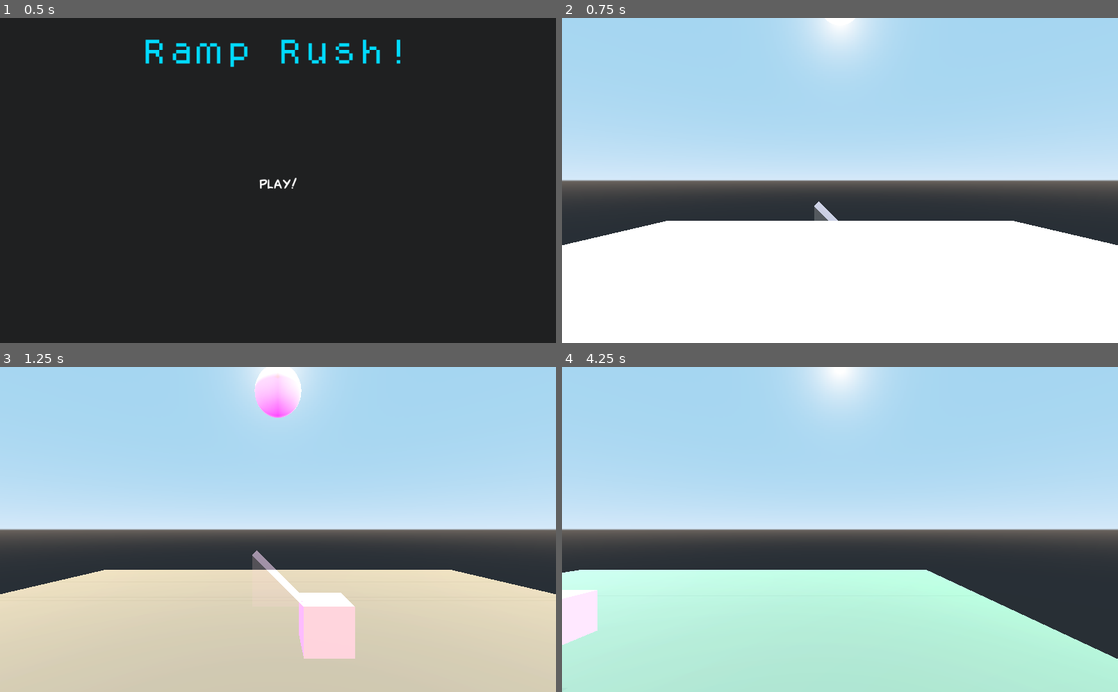
Above: before the commit, frames 1-4 (two rows, left to right).
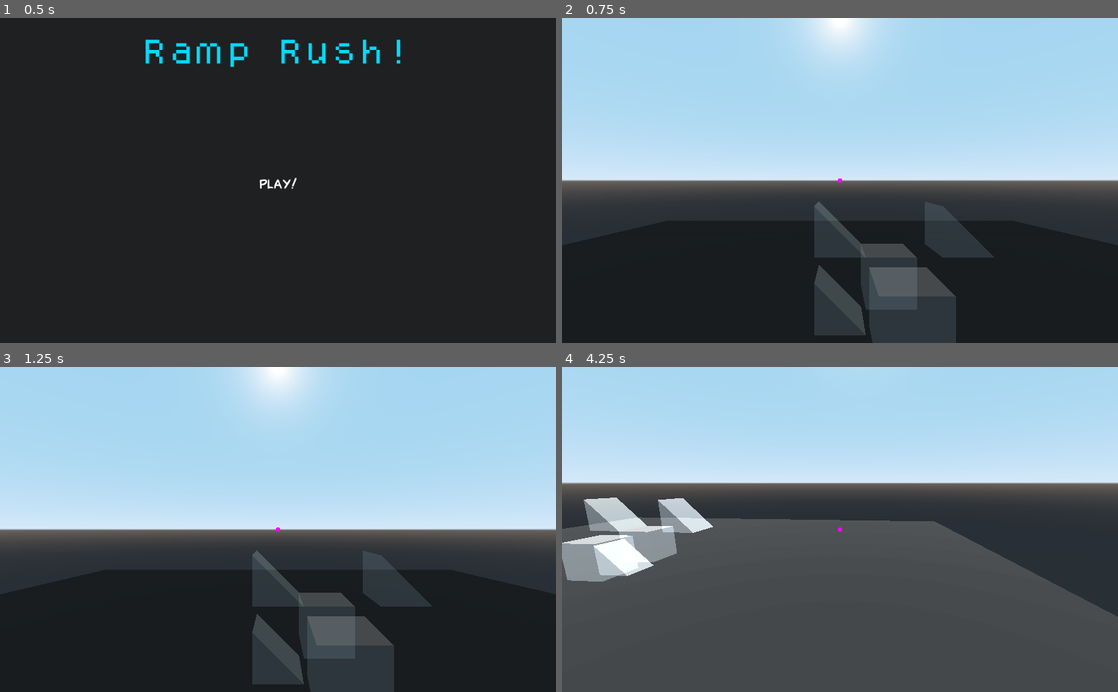
Above: after the commit, the same moments.

Repository: lpszeto/Ramp_Rush
Game: Godot game, scene res://Menu.tscn
Two runs of this game, one before a commit and one after it. Both use one fixed random seed, a clock stepped at 60 frames per second and the inputs below.
Inputs (mouse positions are in pixels of both pictures, inside the frame that each line leads up to):
- Up to frame 1 (0.5 s): no input
- Up to frame 2 (0.75 s): click "Play!" at 0.5 s
- Up to frame 3 (1.25 s): no input
- Up to frame 4 (4.25 s): tap Enter (ui_accept) at 1.25, 2.1, 2.27, 2.57, 3.77, 4.07 s; move the mouse to (962, 513) at 1.27 s; hold D (right) 1.28-2.03 s; hold Enter (ui_accept) 1.28-2.03 s; click (962, 513) at 1.35 s; move the mouse to (728, 545) at 2.02 s; hold S (back) 2.03-2.78 s; click (728, 545) at 2.3 s; move the mouse to (895, 458) at 2.77 s; hold D (right) 2.78-3.53 s; hold Enter (ui_accept) 2.78-3.53 s; click (895, 458) at 2.85 s; move the mouse to (812, 594) at 3.52 s; hold W (forward) from 3.53 s (still down); click (812, 594) at 3.6 s

Frame 1 is identical in both runs. In frame 2, 36% of the frame differs, in the area x 0-100%, y 49-100%; in frame 3, 37%; in frame 4, 64%, in the area x 0-100%, y 0-100%.

Commit message:
Merge branch 'kamalii'

Diff:
--- a/Ramp Rush/Ball.gd
+++ b/Ramp Rush/Ball.gd
@@ -1,23 +1,55 @@
 extends RigidBody
 
 var delay = 0
+export var lights = false
 
 func _ready():
+	set_collision_layer_bit(1,1)
+	set_collision_mask_bit(1,1)
 	randomize()
 
 
 func _physics_process(_delta):
+	if lights:
 	#$MeshInstance.get_surface_material(0).albedo_color = Color(randf(),randf(),randf())
-	delay+=1
-	if delay == 10:
-		$DirectionalLight.light_color = Color(randf(), randf(), randf())
-		$DirectionalLight2.light_color = Color(randf(), randf(), randf())
-		$DirectionalLight7.light_color = Color(randf(), randf(), randf())
-		$DirectionalLight8.light_color = Color(randf(), randf(), randf())
+		delay+=1
+		if delay == 10:
+			$DirectionalLight.light_energy = 0
+			$DirectionalLight2.light_color = Color(randf(), randf(), randf())
+			$DirectionalLight8.light_energy = 0
 
-	if delay == 20:
-		$DirectionalLight5.light_color = Color(randf(), randf(), randf())
-		$DirectionalLight6.light_color = Color(randf(), randf(), randf())
-		$DirectionalLight3.light_color = Color(randf(), randf(), randf())
-		$DirectionalLight4.light_color = Color(randf(), randf(), randf())
-		delay = 0
+		if delay == 20:
+			$DirectionalLight.light_color = Color(randf(), randf(), randf())
+			$DirectionalLight2.light_energy = 0
+			$DirectionalLight8.light_color = Color(randf(), randf(), randf())
+
+		if delay == 30:
+			$DirectionalLight.light_energy = 1
+			$DirectionalLight6.light_energy = 1
+			$DirectionalLight3.light_energy = 1
+			$DirectionalLight5.light_energy = 1
+
+		if delay == 40:
+			$DirectionalLight5.light_color = Color(randf(), randf(), randf())
+			$DirectionalLight6.light_energy = 1
+			$DirectionalLight3.light_energy = 1
+			$DirectionalLight4.light_color = Color(randf(), randf(), randf())
+
+		if delay == 50:
+			$DirectionalLight5.light_energy = 0
+			$DirectionalLight6.light_color = Color(randf(), randf(), randf())
+			$DirectionalLight3.light_color = Color(randf(), randf(), randf())
+			$DirectionalLight4.light_energy = 0
+
+		if delay == 60:
+			$DirectionalLight8.light_energy = 1
+			$DirectionalLight6.light_energy = 0
+			$DirectionalLight3.light_energy = 0
+			$DirectionalLight2.light_energy = 1
+			$DirectionalLight5.light_energy = 1
+			$DirectionalLight4.light_energy = 1
+			delay = 0
+
+
+func _on_drop():
+	queue_free()
--- a/Ramp Rush/Ball.tscn
+++ b/Ramp Rush/Ball.tscn
@@ -7,8 +7,11 @@
 [sub_resource type="SphereMesh" id=2]
 
 [sub_resource type="SpatialMaterial" id=3]
+albedo_color = Color( 0.392157, 0.392157, 0.392157, 1 )
 
 [node name="Ball" type="RigidBody"]
+collision_layer = 4
+collision_mask = 3
 script = ExtResource( 1 )
 
 [node name="CollisionShape" type="CollisionShape" parent="."]
--- a/Ramp Rush/BaseBlock.tscn
+++ b/Ramp Rush/BaseBlock.tscn
@@ -1,13 +1,24 @@
-[gd_scene load_steps=3 format=2]
+[gd_scene load_steps=4 format=2]
+
+[ext_resource path="res://Ramp.gd" type="Script" id=1]
 
 [sub_resource type="BoxShape" id=1]
 
 [sub_resource type="CubeMesh" id=2]
 
-[node name="BaseBlock" type="StaticBody"]
+[node name="BaseBlock" type="StaticBody" groups=["block"]]
+script = ExtResource( 1 )
 
 [node name="CollisionShape" type="CollisionShape" parent="."]
 shape = SubResource( 1 )
 
 [node name="MeshInstance" type="MeshInstance" parent="."]
 mesh = SubResource( 2 )
+
+[node name="Area" type="Area" parent="."]
+
+[node name="CollisionShape" type="CollisionShape" parent="Area"]
+shape = SubResource( 1 )
+
+[connection signal="area_entered" from="Area" to="." method="_on_Area_area_entered"]
+[connection signal="area_exited" from="Area" to="." method="_on_Area_area_exited"]
--- a/Ramp Rush/Camera.gd
+++ b/Ramp Rush/Camera.gd
@@ -1,8 +1,15 @@
 extends KinematicBody
 
 export var MAXSPEED = 10.0
+export var MAXACTIVEBLOCKS = 3
+export var SENSITIVITY = 0.2
+
+signal selecting
 
 var velocity = Vector3.ZERO
+
+func _ready():
+	Input.set_mouse_mode(Input.MOUSE_MODE_CAPTURED)
 
 func _physics_process(_delta):
 	var direction = Vector3.ZERO
@@ -21,9 +28,22 @@
 		direction.y -= 1
 
 	if direction != Vector3.ZERO:
-		direction = direction.normalized()
+		direction = direction.normalized().rotated(Vector3.UP, rotation.y)
 
 	velocity.x = direction.x * MAXSPEED
 	velocity.y = direction.y * MAXSPEED
 	velocity.z = direction.z * MAXSPEED
 	velocity = move_and_slide(velocity, Vector3.UP)
+
+	if Input.is_action_just_pressed("select"):
+		emit_signal("selecting")
+
+	if Input.is_action_pressed("ui_cancel"):
+		get_tree().quit()
+
+func _input(event):
+	if event is InputEventMouseMotion:
+		var movement = event.relative
+		rotation.x -= deg2rad(movement.y * SENSITIVITY)
+		rotation.y -= deg2rad(movement.x * SENSITIVITY)
+		rotation.x = clamp(rotation.x, deg2rad(-90), deg2rad(90))
--- /dev/null
+++ b/Ramp Rush/Main.gd
@@ -0,0 +1,27 @@
+extends Node
+
+var ball = preload("res://Ball.tscn")
+var live_ball = false
+signal dropped
+
+func _ready():
+	var blocks = get_tree().get_nodes_in_group("block")
+	#print(str(blocks))
+	for x in blocks:
+		$Camera.connect("selecting", x, "_on_Camera_selecting")
+
+func _process(_delta):
+	if Input.is_action_just_pressed("ui_accept"):
+		if !live_ball:
+			live_ball = true
+			$RespawnTimer.start()
+
+func _on_Ground_body_entered(_body):
+	emit_signal("dropped")
+	live_ball = false
+
+
+func _on_RespawnTimer_timeout():
+	var marble = ball.instance()
+	$StartPosition.add_child(marble)
+	connect("dropped", $"Ball", "_on_drop")
--- a/Ramp Rush/Main.tscn
+++ b/Ramp Rush/Main.tscn
@@ -1,36 +1,41 @@
-[gd_scene load_steps=8 format=2]
+[gd_scene load_steps=9 format=2]
 
-[ext_resource path="res://Ball.tscn" type="PackedScene" id=1]
 [ext_resource path="res://BaseBlock.tscn" type="PackedScene" id=2]
 [ext_resource path="res://Pivot.tscn" type="PackedScene" id=3]
 [ext_resource path="res://Ramp.tscn" type="PackedScene" id=4]
+[ext_resource path="res://Main.gd" type="Script" id=5]
 
 [sub_resource type="BoxShape" id=1]
 extents = Vector3( 30, 1, 30 )
 
+[sub_resource type="SpatialMaterial" id=4]
+albedo_color = Color( 0, 0, 0, 1 )
+
 [sub_resource type="CubeMesh" id=2]
+material = SubResource( 4 )
 size = Vector3( 60, 2, 60 )
 
 [sub_resource type="SpatialMaterial" id=3]
-albedo_color = Color( 0.360784, 0.360784, 0.360784, 1 )
+albedo_color = Color( 0.0784314, 0.0784314, 0.0784314, 1 )
 
 [node name="Main" type="Node"]
+script = ExtResource( 5 )
 
 [node name="Camera" parent="." instance=ExtResource( 3 )]
+transform = Transform( 1, 0, 0, 0, 1, 0, 0, 0, 1, 0, 7, 10 )
+SENSITIVITY = 0.1
 
-[node name="BaseBlock" parent="." instance=ExtResource( 2 )]
-transform = Transform( 1, 0, 0, 0, 1, 0, 0, 0, 1, 2, 3, 0 )
-
-[node name="Ball" parent="." instance=ExtResource( 1 )]
+[node name="StartPosition" type="Position3D" parent="."]
 transform = Transform( 1, 0, 0, 0, 1, 0, 0, 0, 1, 0, 15, 0 )
 
-[node name="Area" type="Area" parent="."]
+[node name="Ground" type="Area" parent="."]
 transform = Transform( 1, 0, 0, 0, 1, 0, 0, 0, 1, 0, -1, 0 )
+collision_mask = 6
 
-[node name="CollisionShape" type="CollisionShape" parent="Area"]
+[node name="CollisionShape" type="CollisionShape" parent="Ground"]
 shape = SubResource( 1 )
 
-[node name="MeshInstance" type="MeshInstance" parent="Area"]
+[node name="MeshInstance" type="MeshInstance" parent="Ground"]
 mesh = SubResource( 2 )
 material/0 = SubResource( 3 )
 
@@ -39,5 +44,27 @@
 light_energy = 0.5
 shadow_enabled = true
 
+[node name="BaseBlock" parent="." instance=ExtResource( 2 )]
+transform = Transform( 1, 0, 0, 0, 1, 0, 0, 0, 1, 2, 3, 0 )
+collision_layer = 2
+collision_mask = 0
+
+[node name="BaseBlock2" parent="." instance=ExtResource( 2 )]
+transform = Transform( 1, 0, 0, 0, 1, 0, 0, 0, 1, 2, 3, 3 )
+collision_layer = 2
+collision_mask = 0
+
 [node name="Ramp" parent="." instance=ExtResource( 4 )]
 transform = Transform( 1, 0, 0, 0, 1, 0, 0, 0, 1, 0, 5, 0 )
+
+[node name="Ramp2" parent="." instance=ExtResource( 4 )]
+transform = Transform( 1, 0, 0, 0, 1, 0, 0, 0, 1, 0, 2, 0 )
+
+[node name="Ramp3" parent="." instance=ExtResource( 4 )]
+transform = Transform( 1, 0, 0, 0, 1, 0, 0, 0, 1, 5, 5, 0 )
+
+[node name="RespawnTimer" type="Timer" parent="."]
+one_shot = true
+
+[connection signal="body_entered" from="Ground" to="." method="_on_Ground_body_entered"]
+[connection signal="timeout" from="RespawnTimer" to="." method="_on_RespawnTimer_timeout"]
--- a/Ramp Rush/Pivot.tscn
+++ b/Ramp Rush/Pivot.tscn
@@ -1,15 +1,28 @@
-[gd_scene load_steps=4 format=2]
+[gd_scene load_steps=7 format=2]
 
 [ext_resource path="res://Camera.gd" type="Script" id=1]
 
 [sub_resource type="BoxShape" id=1]
 
-[sub_resource type="BoxShape" id=2]
+[sub_resource type="BoxShape" id=3]
 extents = Vector3( 1, 50, 1 )
 
+[sub_resource type="BoxShape" id=2]
+extents = Vector3( 0, 0, 10 )
+
+[sub_resource type="CylinderMesh" id=4]
+top_radius = 0.005
+bottom_radius = 0.005
+height = 1.0
+
+[sub_resource type="SpatialMaterial" id=5]
+flags_unshaded = true
+albedo_color = Color( 1, 0, 1, 1 )
+
 [node name="Pivot" type="KinematicBody"]
-transform = Transform( 1, 0, 0, 0, 1, 0, 0, 0, 1, 0, 7, 10 )
+transform = Transform( 1, 0, 0, 0, 1, 0, 0, 0, 1, 0, 7, 0 )
 collision_layer = 512
+collision_mask = 3
 script = ExtResource( 1 )
 
 [node name="Camera" type="Camera" parent="."]
@@ -17,8 +30,23 @@
 [node name="CollisionShape" type="CollisionShape" parent="."]
 shape = SubResource( 1 )
 
-[node name="Area" type="Area" parent="."]
+[node name="Constraint" type="Area" parent="."]
 collision_layer = 512
 
-[node name="CollisionShape" type="CollisionShape" parent="Area"]
+[node name="CollisionShape" type="CollisionShape" parent="Constraint"]
+shape = SubResource( 3 )
+
+[node name="Target" type="Area" parent="."]
+collision_layer = 512
+collision_mask = 3
+
+[node name="CollisionShape" type="CollisionShape" parent="Target"]
+transform = Transform( 1, 0, 0, 0, 1, 0, 0, 0, 1, 0, 0, -10 )
 shape = SubResource( 2 )
+
+[node name="MeshInstance" type="MeshInstance" parent="Target"]
+transform = Transform( 1.91069e-15, 4.37114e-08, 1, 1, -4.37114e-08, 0, 4.37114e-08, 1, -4.37114e-08, 0, 0, -1 )
+mesh = SubResource( 4 )
+material/0 = SubResource( 5 )
+
+[connection signal="body_entered" from="Target" to="." method="_on_Target_body_entered"]
--- a/Ramp Rush/Ramp.gd
+++ b/Ramp Rush/Ramp.gd
@@ -1,6 +1,7 @@
 extends StaticBody
 
 export var inUse = false
+export var selected = false
 
 var newMaterial = SpatialMaterial.new()
 var oldMaterial = SpatialMaterial.new()
@@ -12,23 +13,42 @@
 
 	newMaterial.flags_transparent = true
 
+	$Area.connect("area_entered", $".", "_on_Area_entered")
+	$Area.connect("area_exited", $".", "_on_Area_exited")
+
 	#this sets the default condition
 	$CollisionShape.disabled = true
 	$MeshInstance.set_surface_material(0, newMaterial)
 
 #change the layer to none and the color fo a lower alpha value when not used
 #
-func _unhandled_input(event):
-	if event.is_action_pressed("ui_accept"):
-		toggleUse()
+#func _unhandled_input(event):
+#	if event.is_action_pressed("ui_accept"):
+#		toggleUse()
 
 func toggleUse():
 	#changes it from ramp placed to not placed
 		if inUse:
+			print("OFF")
 			$CollisionShape.disabled = true
 			$MeshInstance.set_surface_material(0, newMaterial)
 
 		else:
+			print("ON")
 			$CollisionShape.disabled = false
 			$MeshInstance.set_surface_material(0, oldMaterial)
 		inUse = !inUse
+
+func _on_Area_area_entered(_area):
+	print(str($".") + " selected")
+	selected = true
+
+
+func _on_Area_area_exited(area):
+	print(str($".") + " deselected")
+	selected = false
+
+
+func _on_Camera_selecting():
+	if selected:
+		toggleUse()
--- a/Ramp Rush/Ramp.tscn
+++ b/Ramp Rush/Ramp.tscn
@@ -12,7 +12,9 @@
 material = SubResource( 3 )
 left_to_right = 0.0
 
-[node name="Ramp" type="StaticBody"]
+[node name="Ramp" type="StaticBody" groups=["block"]]
+collision_layer = 2
+collision_mask = 512
 script = ExtResource( 1 )
 
 [node name="CollisionShape" type="CollisionShape" parent="."]
@@ -20,3 +22,11 @@
 
 [node name="MeshInstance" type="MeshInstance" parent="."]
 mesh = SubResource( 2 )
+
+[node name="Area" type="Area" parent="."]
+
+[node name="CollisionShape" type="CollisionShape" parent="Area"]
+shape = SubResource( 1 )
+
+[connection signal="area_entered" from="Area" to="." method="_on_Area_area_entered"]
+[connection signal="area_exited" from="Area" to="." method="_on_Area_area_exited"]
--- a/Ramp Rush/project.godot
+++ b/Ramp Rush/project.godot
@@ -13,6 +13,10 @@
 config/name="Ramp Rush"
 run/main_scene="res://Menu.tscn"
 config/icon="res://icon.png"
+
+[global]
+
+layers=false
 
 [gui]
 
@@ -50,10 +54,17 @@
 "events": [ Object(InputEventKey,"resource_local_to_scene":false,"resource_name":"","device":0,"alt":false,"shift":false,"control":false,"meta":false,"command":false,"pressed":false,"scancode":16777238,"physical_scancode":0,"unicode":0,"echo":false,"script":null)
  ]
 }
+select={
+"deadzone": 0.5,
+"events": [ Object(InputEventMouseButton,"resource_local_to_scene":false,"resource_name":"","device":0,"alt":false,"shift":false,"control":false,"meta":false,"command":false,"button_mask":0,"position":Vector2( 0, 0 ),"global_position":Vector2( 0, 0 ),"factor":1.0,"button_index":1,"pressed":false,"doubleclick":false,"script":null)
+ ]
+}
 
 [layer_names]
 
 3d_physics/layer_1="Ground"
+3d_physics/layer_2="Blocks"
+3d_physics/layer_3="Ball"
 3d_physics/layer_10="Camera"
 
 [physics]
